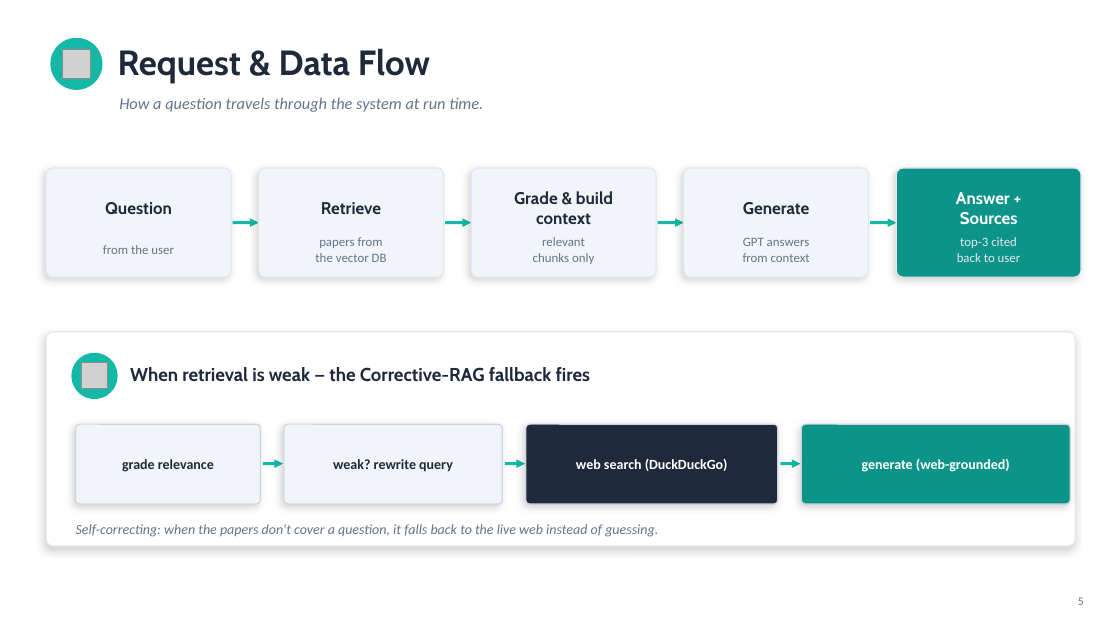
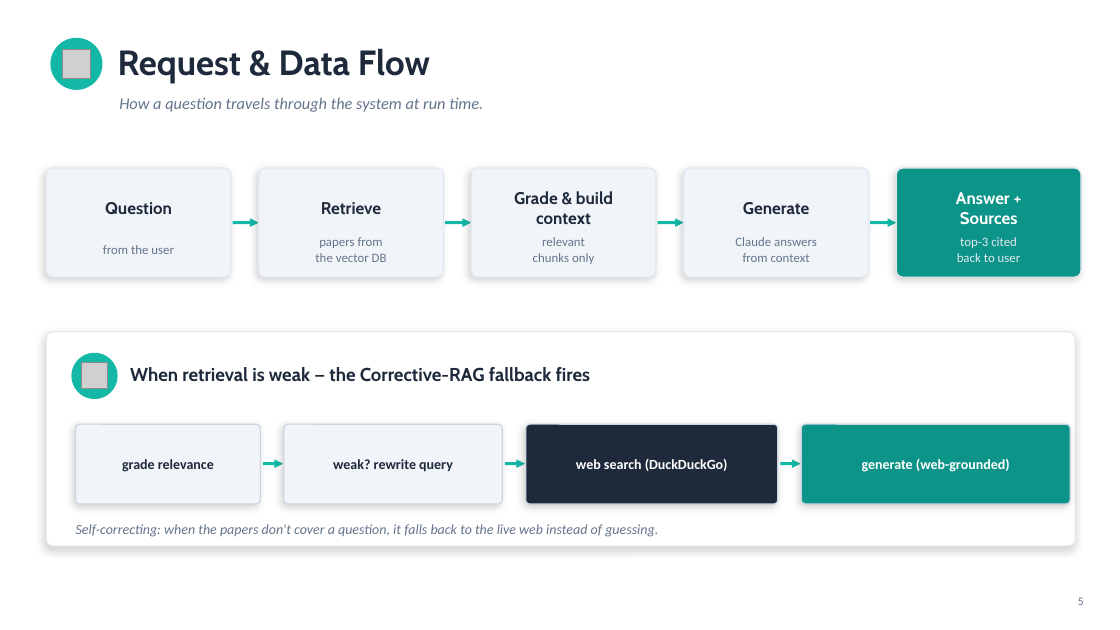
Before and after one commit to JineeshTS/AnalyticsVidhyaCapstone, a slide deck: slide 5 of Capstone_Research_Paper_Answer_Bot.pptx. Drawn at 1120x630 pixels with LibreOffice and Linux fonts; fonts in the diff are those of the drawing; grey boxes stand for pictures. Boxes give left, top, right and bottom in pixels: in the first picture for what was removed or moved away, otherwise in the second. Text is boxed around its words. In the diff, an @@ line names an element or a change of style, - is before the commit and + after.

```diff
--- a/Capstone_Research_Paper_Answer_Bot.pptx
+++ b/Capstone_Research_Paper_Answer_Bot.pptx
@@ text at (x1=735, y1=237, x2=817, y2=246): text changed @@
-GPT answers
+Claude answers
```
Also in this commit, not shown: 5 other slides changed, 4 slides added.
